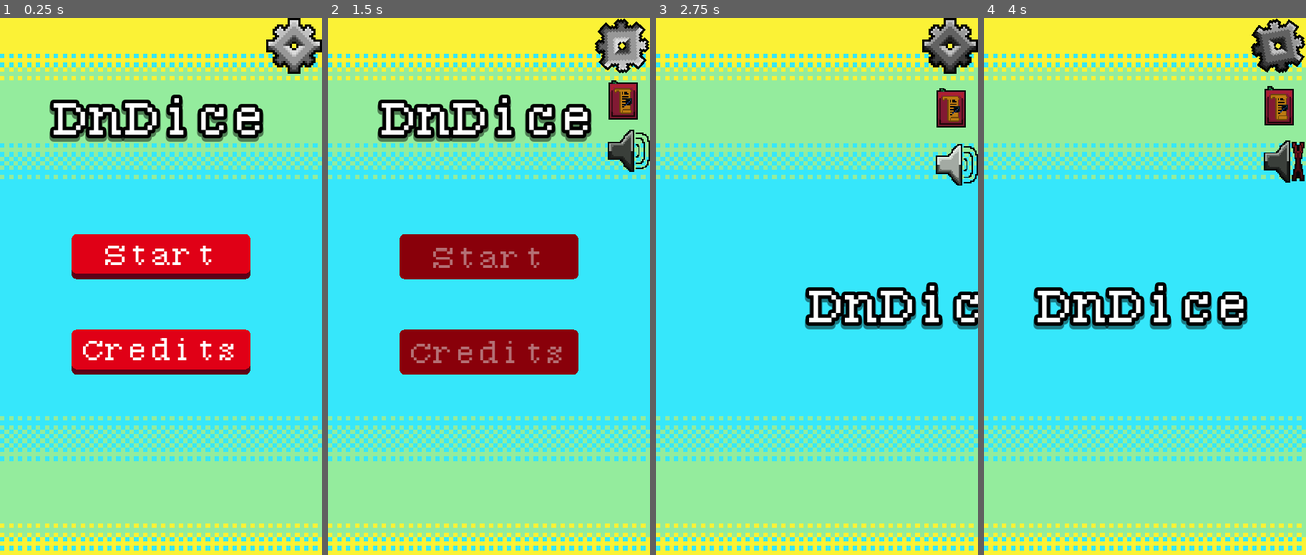
Above: before the commit, frames 1-4 (left to right).
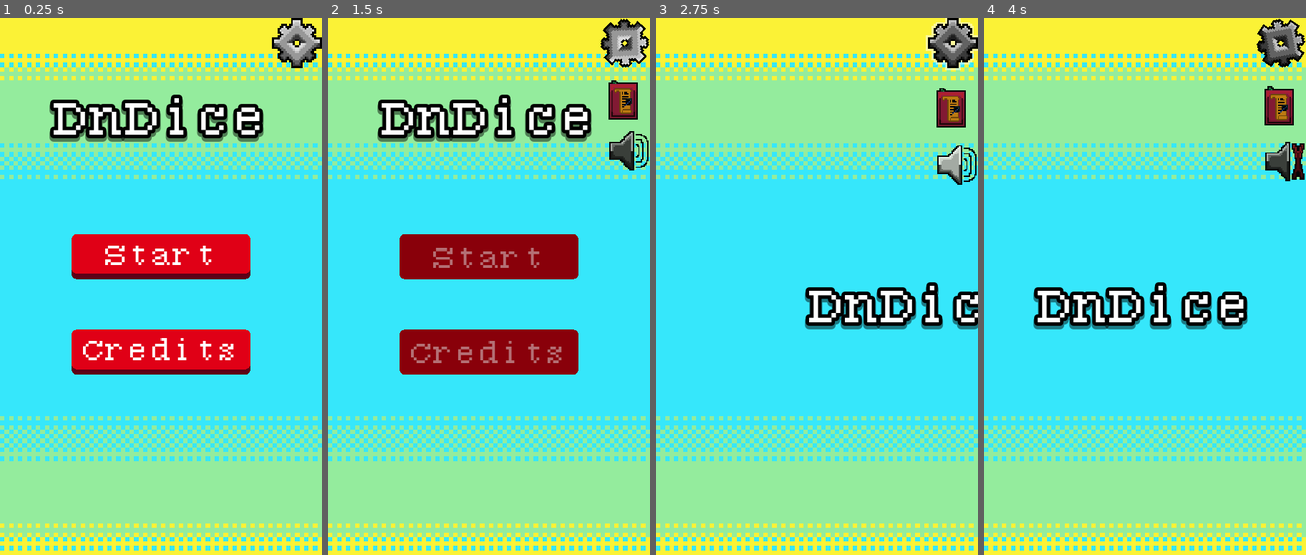
Above: after the commit, the same moments.

Repository: Secay25/DnDDiceRoller
Game: Godot game, scene res://Scenes/game.tscn
Same seed, same stepped clock (60 frames per second), same inputs: the game is played once before the commit and once after it.
Inputs (mouse positions are in pixels of both pictures, inside the frame that each line leads up to; where the layout moved, square brackets give the same spot in the first picture):
- Up to frame 1 (0.25 s): no input
- Up to frame 2 (1.5 s): click (624, 44) [621, 44] at 0.5 s; click "Start" at 1.25 s
- Up to frame 3 (2.75 s): no input
- Up to frame 4 (4 s): click (1283, 162) at 2.75 s; click (1280, 44) [1277, 44] at 3.5 s

The runs differ from the first frame. In frame 1, 0.8% of the frame differs, in the area x 82-100%, y 0-11%; in frame 2, 1.1%; in frame 3, 1.1%, in the area x 82-100%, y 0-32%; in frame 4, 1.0%.

Commit message:
Adding Cogwheel and speaker Hover, discovering possible Godot bug. Pressed Hover always ongit add .

Diff:
--- a/Scenes/game.tscn
+++ b/Scenes/game.tscn
@@ -13,6 +13,8 @@
 [ext_resource type="Texture2D" uid="uid://dyw43lus04np5" path="res://Art/Settings/Speaker/DisabledSpeaker.png" id="8_vut64"]
 [ext_resource type="Texture2D" uid="uid://uj0fodyn5s3d" path="res://Art/Settings/Book/Book.png" id="9_h8um5"]
 [ext_resource type="Texture2D" uid="uid://cu47og2si3d1p" path="res://Art/Settings/Book/Book Dark.png" id="9_qt6e2"]
+[ext_resource type="Texture2D" uid="uid://cqv3rx704irn1" path="res://Art/Settings/Speaker/SpeakerHover.png" id="12_b1oju"]
+[ext_resource type="Texture2D" uid="uid://d3j0wwd84m7rh" path="res://Art/Settings/Cogwheel/CogwheelHover.png" id="15_sswkl"]
 
 [sub_resource type="LabelSettings" id="LabelSettings_otmc7"]
 font = ExtResource("6_24kvb")
@@ -215,6 +217,7 @@
 disabled = true
 toggle_mode = true
 texture_normal = ExtResource("8_q0ek3")
+texture_hover = ExtResource("12_b1oju")
 texture_disabled = ExtResource("8_vut64")
 ignore_texture_size = true
 stretch_mode = 0
@@ -233,11 +236,14 @@
 anchor_left = 1.0
 anchor_right = 1.0
 offset_left = -100.0
+offset_top = -10.0
+offset_right = 10.0
 offset_bottom = 100.0
 grow_horizontal = 0
-pivot_offset = Vector2(50, 50)
+pivot_offset = Vector2(55, 55)
 toggle_mode = true
 texture_normal = ExtResource("6_e5p7b")
+texture_hover = ExtResource("15_sswkl")
 ignore_texture_size = true
 stretch_mode = 0
 
--- a/Scenes/settings.gd
+++ b/Scenes/settings.gd
@@ -9,12 +9,19 @@
 @onready var historyActivePos: float = buttonOrigins + 100
 @onready var muteActivePos: float = buttonOrigins + 200
 
+#region Textures
 var cogwheelNormal: Texture2D = preload("res://Art/Settings/Cogwheel/Cogwheel.png")
+var cogwheelHover: Texture2D = preload("res://Art/Settings/Cogwheel/CogwheelHover.png")
 var cogwheelPressed: Texture2D = preload("res://Art/Settings/Cogwheel/CogwheelPressed.png")
+var cogwheelPressedHover: Texture2D = preload("res://Art/Settings/Cogwheel/CogwheelPressedHover.png")
 var speakerNormal: Texture2D = preload("res://Art/Settings/Speaker/Speaker.png")
+var speakerHover: Texture2D = preload("res://Art/Settings/Speaker/SpeakerHover.png")
 var speakerDisabled: Texture2D = preload("res://Art/Settings/Speaker/DisabledSpeaker.png")
 var speakerPressed: Texture2D = preload("res://Art/Settings/Speaker/MutedSpeaker.png")
+var speakerPressedHover: Texture2D = preload("res://Art/Settings/Speaker/MutedSpeakerHover.png")
 var speakerMutedDisabled: Texture2D = preload("res://Art/Settings/Speaker/DisabledMutedSpeaker.png")
+#endregion
+
 var fullRot: float = 6 * PI
 
 func _ready() -> void:
@@ -23,8 +30,9 @@
 		muteButton.texture_normal = speakerPressed
 		muteButton.texture_disabled = speakerMutedDisabled
 
-func ChangeSprites(image: Texture2D,turnOn: bool = true) -> void:
-	settingsButton.texture_normal = image
+func ChangeSprites(imageNormal: Texture2D,imageHover: Texture2D,turnOn: bool = true) -> void:
+	settingsButton.texture_normal = imageNormal
+	settingsButton.texture_hover = imageHover
 	settingsButton.disabled = false
 	settingsButton.rotation = 0
 	muteButton.disabled = !turnOn
@@ -51,7 +59,7 @@
 		tween.tween_property(muteButton,"position:y",muteActivePos,1.5).set_trans(Tween.TRANS_QUINT).set_ease(Tween.EASE_IN_OUT)
 		tween.tween_property(historyButton,"position:y",historyActivePos,1.5).set_trans(Tween.TRANS_QUINT).set_ease(Tween.EASE_IN_OUT)
 		tween.tween_property(settingsButton,"rotation",-fullRot,1.5).set_trans(Tween.TRANS_QUINT)
-		tween.chain().tween_callback(ChangeSprites.bind(cogwheelPressed))
+		tween.chain().tween_callback(ChangeSprites.bind(cogwheelPressed,cogwheelPressedHover))
 	else:
 		#not pressed
 		settingsButton.disabled = true
@@ -61,16 +69,18 @@
 		tween.tween_property(muteButton,"position:y",buttonOrigins,1.5).set_trans(Tween.TRANS_QUINT).set_ease(Tween.EASE_IN_OUT)
 		tween.tween_property(historyButton,"position:y",buttonOrigins,1.5).set_trans(Tween.TRANS_QUINT).set_ease(Tween.EASE_IN_OUT)
 		tween.tween_property(settingsButton,"rotation",fullRot,1.5).set_trans(Tween.TRANS_QUINT)
-		tween.chain().tween_callback(ChangeSprites.bind(cogwheelNormal,false))
+		tween.chain().tween_callback(ChangeSprites.bind(cogwheelNormal,cogwheelHover,false))
 
 func _onMuteToggled(toggled_on: bool) -> void:
 	if toggled_on:
 		#pressed
 		Global.sfx = false
 		muteButton.texture_normal = speakerPressed
+		muteButton.texture_hover = speakerPressedHover
 		muteButton.texture_disabled = speakerMutedDisabled
 	else:
 		Global.sfx = true
 		muteButton.texture_normal = speakerNormal
+		muteButton.texture_hover = speakerHover
 		muteButton.texture_disabled = speakerDisabled
 #endregion
Binary file changed: Art/Dice/Dice.aseprite
Binary file changed: Art/Settings/Cogwheel/Cogwheel.aseprite
Binary file changed: Art/Settings/Cogwheel/Cogwheel.png
Binary file added: Art/Settings/Cogwheel/CogwheelHover.png
Not shown, added: Art/Settings/Cogwheel/CogwheelHover.png.import
Binary file changed: Art/Settings/Cogwheel/CogwheelPressed.png
Binary file added: Art/Settings/Cogwheel/CogwheelPressedHover.png
Not shown, added: Art/Settings/Cogwheel/CogwheelPressedHover.png.import
Binary file changed: Art/Settings/Speaker/DisabledMutedSpeaker.png
Binary file changed: Art/Settings/Speaker/DisabledSpeaker.png
Binary file changed: Art/Settings/Speaker/MutedSpeaker.png
Binary file added: Art/Settings/Speaker/MutedSpeakerHover.png
(and 7 more such lines)
